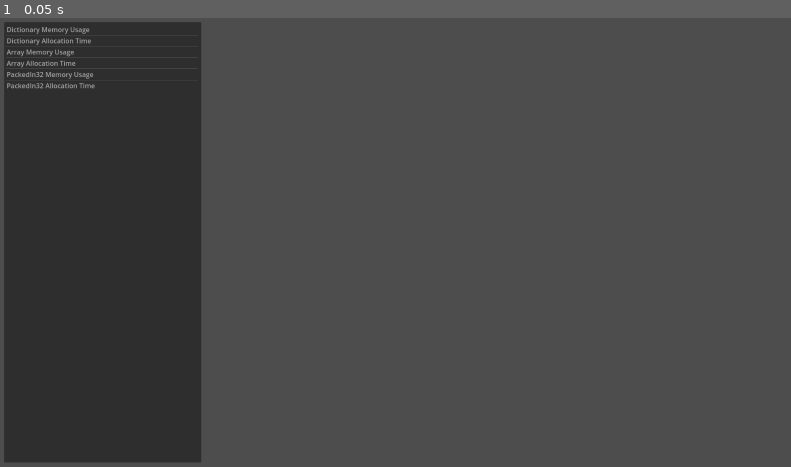
Above: before the commit, frame 1.
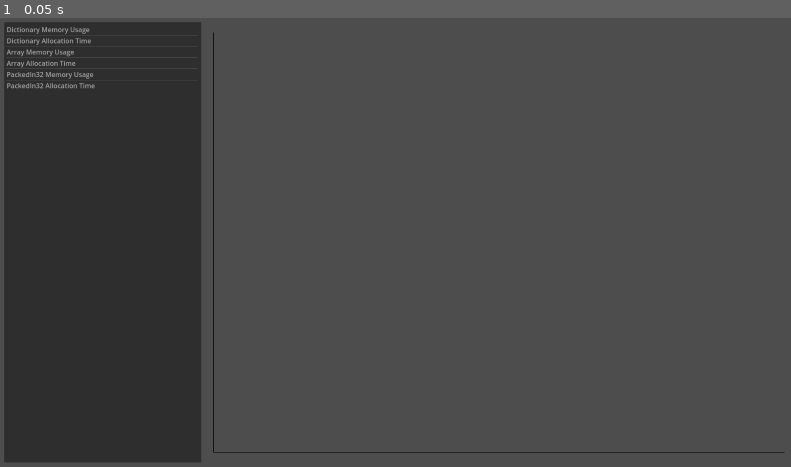
Above: after the commit, the same moment.

Repository: Viele/godot_benchmark
Game: Godot game, scene res://startup.tscn
Same seed, same stepped clock (60 frames per second), same inputs: the game is played once before the commit and once after it.
Inputs:
- Up to frame 1 (0.05 s): no input

The runs differ from the first frame. In frame 1, 0.3% of the frame differs, in the area x 26-100%, y 3-97%.

Commit message:
draw graph

Diff:
--- a/benchmark_result.gd
+++ b/benchmark_result.gd
@@ -8,6 +8,6 @@
 }
 
 var name: String
-var result: PackedVector2Array
+var data: PackedVector2Array
 var x_unit: UnitType
 var y_unit: UnitType
--- a/benchmarks/array_benchmark.gd
+++ b/benchmarks/array_benchmark.gd
@@ -13,7 +13,6 @@
     time_result.name = "Array Allocation Time"
     results.append(time_result)
 
-    print("ARRAY")
     var size = 1
     while size < BenchmarkConstants.MAX_ITERABLE_LENGTH:
         var memory_start := int(Performance.get_monitor(Performance.MEMORY_STATIC))
@@ -24,15 +23,10 @@
             test_array.append(i)
 
         var time_after := Time.get_ticks_usec()
-        time_result.result.append(Vector2(size, time_after - time_start))
+        time_result.data.append(Vector2(size, time_after - time_start))
 
         var memory_bytes := int(Performance.get_monitor(Performance.MEMORY_STATIC)) - memory_start
-        memory_result.result.append(Vector2(size, memory_bytes))
-        @warning_ignore("integer_division")
-        var kb := memory_bytes / 1024
-
-        print("size: %d - mem: %dkB %dB" % [size, kb, memory_bytes - kb * 1024])
-        print("Allocation time: %dusec" % (time_after - time_start))
+        memory_result.data.append(Vector2(size, memory_bytes))
 
         size *= 2
 
--- a/benchmarks/dictionary_benchmark.gd
+++ b/benchmarks/dictionary_benchmark.gd
@@ -13,7 +13,6 @@
     time_result.name = "Dictionary Allocation Time"
     results.append(time_result)
 
-    print("DICT")
     var size = 1
     while size < BenchmarkConstants.MAX_ITERABLE_LENGTH:
         var memory_start := int(Performance.get_monitor(Performance.MEMORY_STATIC))
@@ -24,15 +23,10 @@
             test_dict[i] = i
 
         var time_after := Time.get_ticks_usec()
-        time_result.result.append(Vector2(size, time_after - time_start))
+        time_result.data.append(Vector2(size, time_after - time_start))
 
         var memory_bytes := int(Performance.get_monitor(Performance.MEMORY_STATIC)) - memory_start
-        memory_result.result.append(Vector2(size, memory_bytes))
-        @warning_ignore("integer_division")
-        var kb := memory_bytes / 1024
-
-        print("size: %d - mem: %dkB %dB" % [size, kb, memory_bytes - kb * 1024])
-        print("Allocation time: %dusec" % (time_after - time_start))
+        memory_result.data.append(Vector2(size, memory_bytes))
 
         size *= 2
 
--- a/benchmarks/packed32_benchmark.gd
+++ b/benchmarks/packed32_benchmark.gd
@@ -13,7 +13,6 @@
     time_result.name = "PackedIn32 Allocation Time"
     results.append(time_result)
 
-    print("PACKED ARRAY")
     var size = 1
     while size < BenchmarkConstants.MAX_ITERABLE_LENGTH:
         var memory_start := int(Performance.get_monitor(Performance.MEMORY_STATIC))
@@ -24,15 +23,10 @@
             test_array.append(i)
 
         var time_after := Time.get_ticks_usec()
-        time_result.result.append(Vector2(size, time_after - time_start))
+        time_result.data.append(Vector2(size, time_after - time_start))
 
         var memory_bytes := int(Performance.get_monitor(Performance.MEMORY_STATIC)) - memory_start
-        memory_result.result.append(Vector2(size, memory_bytes))
-        @warning_ignore("integer_division")
-        var kb := memory_bytes / 1024
-
-        print("size: %d - mem: %dkB %dB" % [size, kb, memory_bytes - kb * 1024])
-        print("Allocation time: %dusec" % (time_after - time_start))
+        memory_result.data.append(Vector2(size, memory_bytes))
 
         size *= 2
 
--- a/gui/benchmark_result_list.gd
+++ b/gui/benchmark_result_list.gd
@@ -4,10 +4,10 @@
 
 
 func _ready():
-    item_selected.connect(_item_selected)
+    multi_selected.connect(_item_selected)
 
 
-func _item_selected(_index: int):
+func _item_selected(_index: int, _selected: bool):
     var selected_results: Array[BenchmarkResult] = []
     for index in get_selected_items():
         selected_results.append(_results[index])
--- a/gui/result_graph.gd
+++ b/gui/result_graph.gd
@@ -5,8 +5,28 @@
 
 
 func _draw():
-    for result in _results:
-        pass
+    var pad = Vector2(20, 20)
+    var graph_size = size - pad * 2
+    var graph_start = pad + Vector2(0, graph_size.y)
+
+    # Drawing the graph axes
+    draw_line(graph_start, graph_start + Vector2(graph_size.x, 0), Color.BLACK)
+    draw_line(graph_start, pad, Color.BLACK)
+
+    # There should be a range per unit.
+    var data_range := Rect2()
+    for result: BenchmarkResult in _results:
+        for datapoint: Vector2 in result.data:
+            data_range = data_range.expand(datapoint)
+
+    for result: BenchmarkResult in _results:
+        for i: int in range(result.data.size() - 1):
+            # 0 - graph_size range
+            var a: Vector2 = (result.data[i] / data_range.size) * graph_size
+            var b: Vector2 = (result.data[i + 1] / data_range.size) * graph_size
+            var a_fitted = graph_start + Vector2(a.x, -a.y)
+            var b_fitted = graph_start + Vector2(b.x, -b.y)
+            draw_line(a_fitted, b_fitted, Color.BLACK)
 
 
 func draw_results(results: Array[BenchmarkResult]) -> void:
